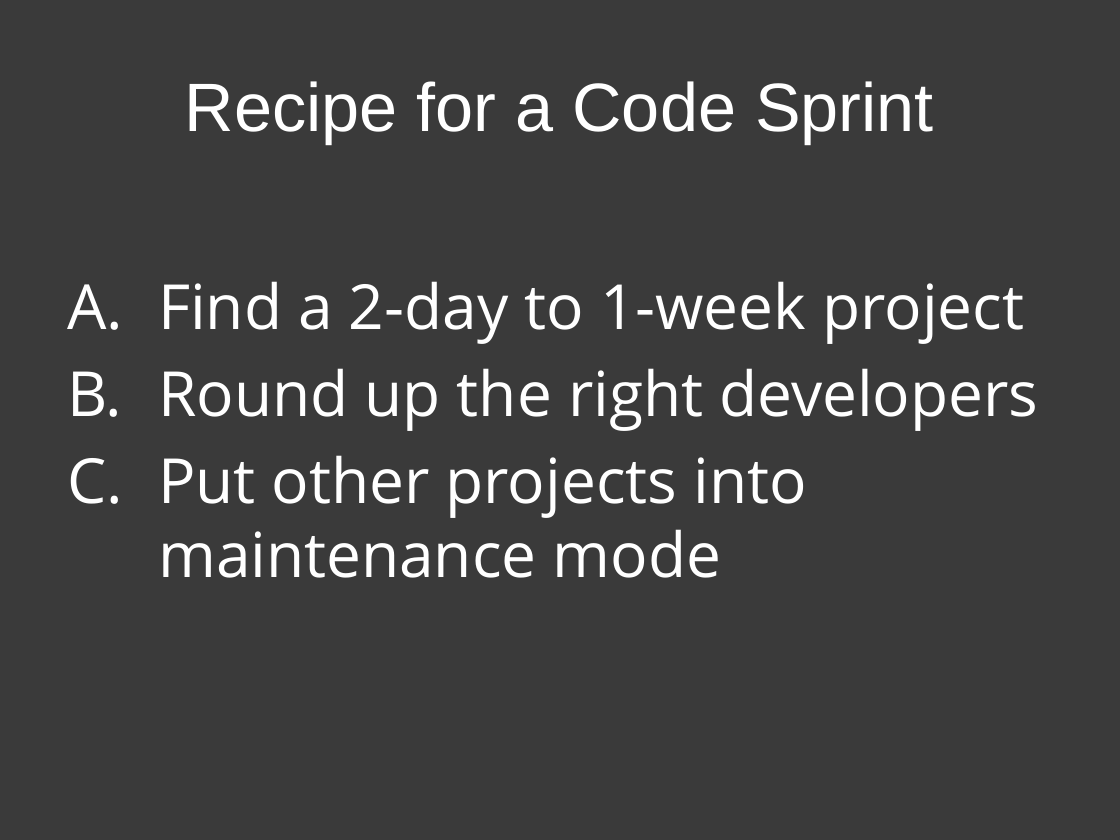
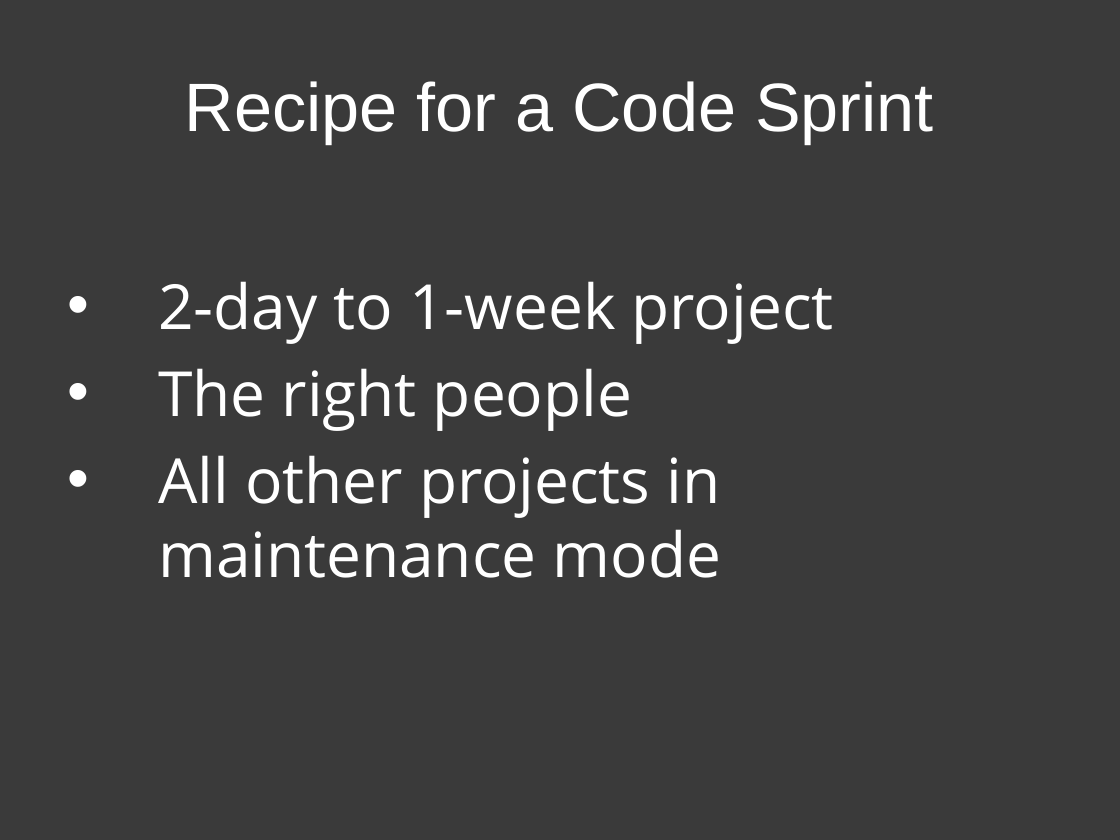
Before and after one commit to patik/code-sprint, a slide deck: slide 16 of code-sprint.pptx. Drawn at 1120x840 pixels with LibreOffice and Linux fonts; fonts in the diff are those of the drawing. Boxes give left, top, right and bottom in pixels: in the first picture for what was removed or moved away, otherwise in the second. Text is boxed around its words. In the diff, an @@ line names an element or a change of style, - is before the commit and + after.

```diff
--- a/code-sprint.pptx
+++ b/code-sprint.pptx
@@ text at (x1=158, y1=281, x2=834, y2=578): text changed @@
-A. Find a 2-day to 1-week project
-B. Round up the right developers
-C. Put other projects into maintenance mode
+• 2-day to 1-week project
+• The right people
+• All other projects in maintenance mode
```
Also in this commit, not shown: 8 other slides changed, 1 other file.
